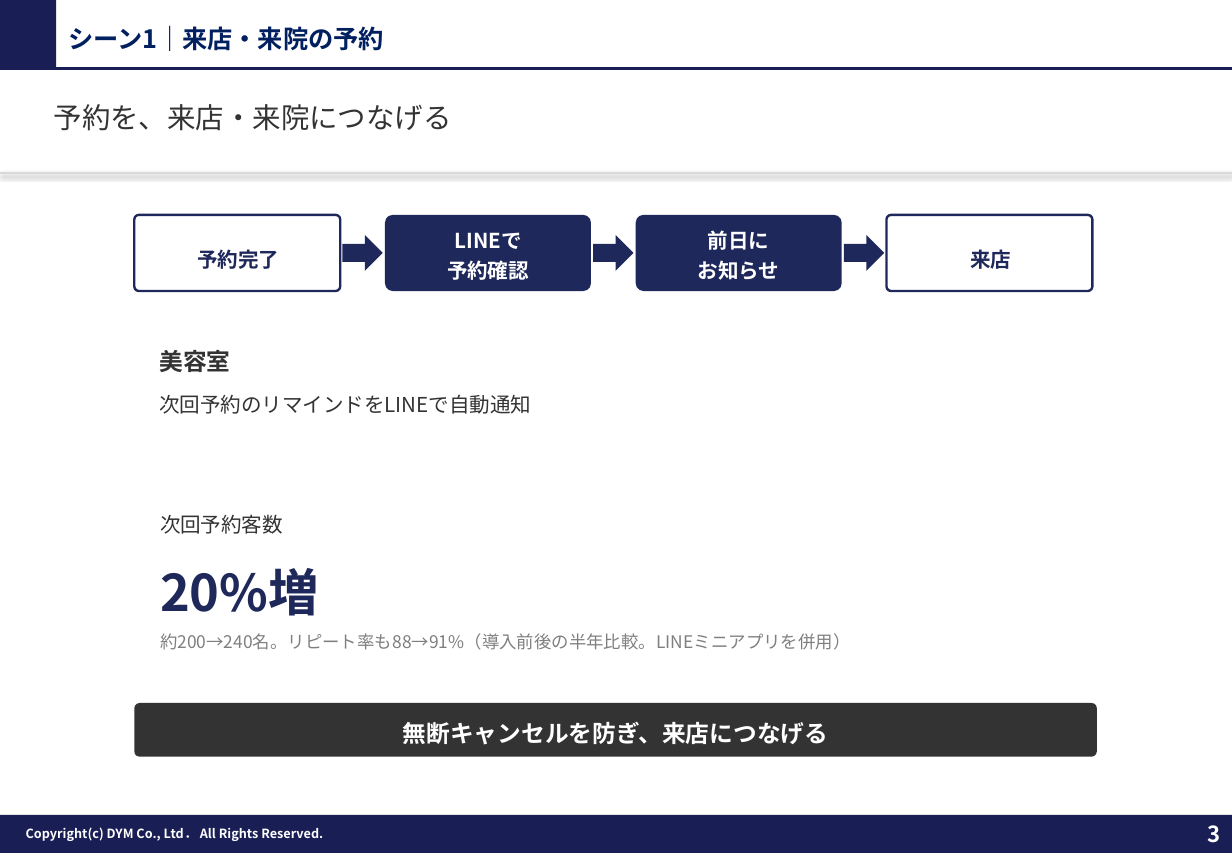
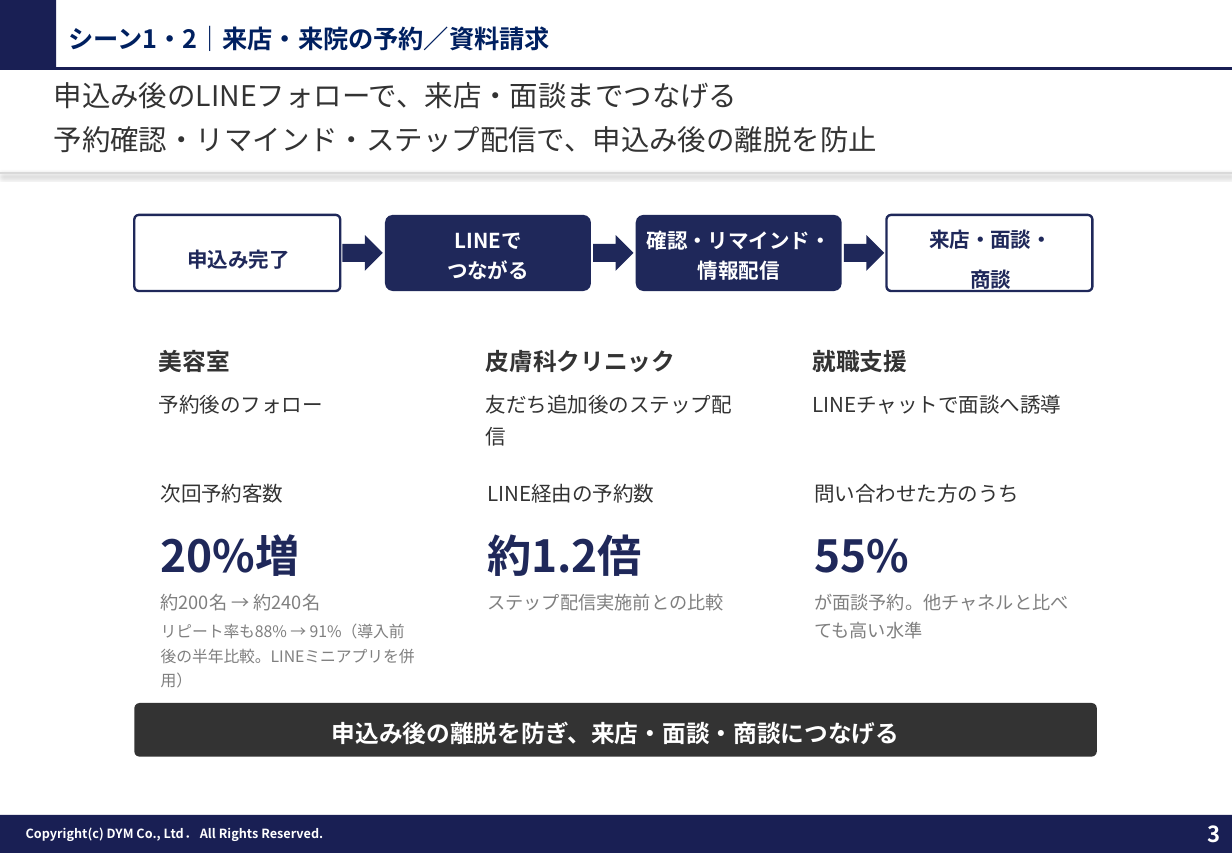
Before and after one commit to tonomura-r-dev/folder, a slide deck: slide 3 of 20261002_サンクスLINEのご提案_事例入り.pptx. Drawn at 1232x853 pixels with LibreOffice and Linux fonts; fonts in the diff are those of the drawing; background and template pictures are left out. Boxes give left, top, right and bottom in pixels: in the first picture for what was removed or moved away, otherwise in the second. Text is boxed around its words. In the diff, an @@ line names an element or a change of style, - is before the commit and + after.

```diff
--- a/20261002_サンクスLINEのご提案_事例入り.pptx
+++ b/20261002_サンクスLINEのご提案_事例入り.pptx
@@ text at [68,25,550,51]: text changed @@
-シーン1｜来店・来院の予約
+シーン1・2｜来店・来院の予約／資料請求
@@ text at [54,82,877,153]: text changed @@
-予約を、来店・来院につなげる
+申込み後のLINEフォローで、来店・面談までつなげる
+予約確認・リマインド・ステップ配信で、申込み後の離脱を防止
@@ text in rounded rectangle at [647,230,831,284]: text changed @@
-前日に
-お知らせ
+確認・リマインド・
+情報配信
@@ text in rounded rectangle at [929,229,1052,292]: text changed @@
-来店
+来店・面談・
+商談
@@ text in rounded rectangle at [187,249,289,269]: text changed @@
-予約完了
+申込み完了
@@ text in rounded rectangle at [447,260,529,280]: text changed @@
-予約確認
+つながる
@@ text added at [486,350,732,446], 13 pt, text #333333 @@
+皮膚科クリニック
+友だち追加後のステップ配信
@@ text added at [813,350,1062,414], 13 pt, text #333333 @@
+就職支援
+LINEチャットで面談へ誘導
@@ text at [159,395,323,414]: text changed @@
-次回予約のリマインドをLINEで自動通知
+予約後のフォロー
@@ text "次回予約客数": place and size @@
-text "次回予約客数" at [160,514,851,650]
+text "次回予約客数" at [161,483,415,663]
@@ text added at [487,483,723,611], 11.5 pt, text #7F7F7F @@
+LINE経由の予約数
+約1.2倍
+ステップ配信実施前との比較
@@ text added at [814,483,1069,639], 11.5 pt, text #7F7F7F @@
+問い合わせた方のうち
+55%
+が面談予約。他チャネルと比べても高い水準
@@ text at [161,534,300,576]: size 32 to 28 pt in "20%増" @@
@@ text at [161,594,415,663]: text changed; size 11 to 10 pt @@
-約200→240名。リピート率も88→91%（導入前後の半年比較。LINEミニアプリを併用）
+約200名 → 約240名
+リピート率も88% → 91%（導入前後の半年比較。LINEミニアプリを併用）
@@ text in rounded rectangle at [332,721,899,744]: text changed @@
-無断キャンセルを防ぎ、来店につなげる
+申込み後の離脱を防ぎ、来店・面談・商談につなげる
```
Also in this commit, not shown: 2 other slides changed, 1 slide removed, 7 other files.
